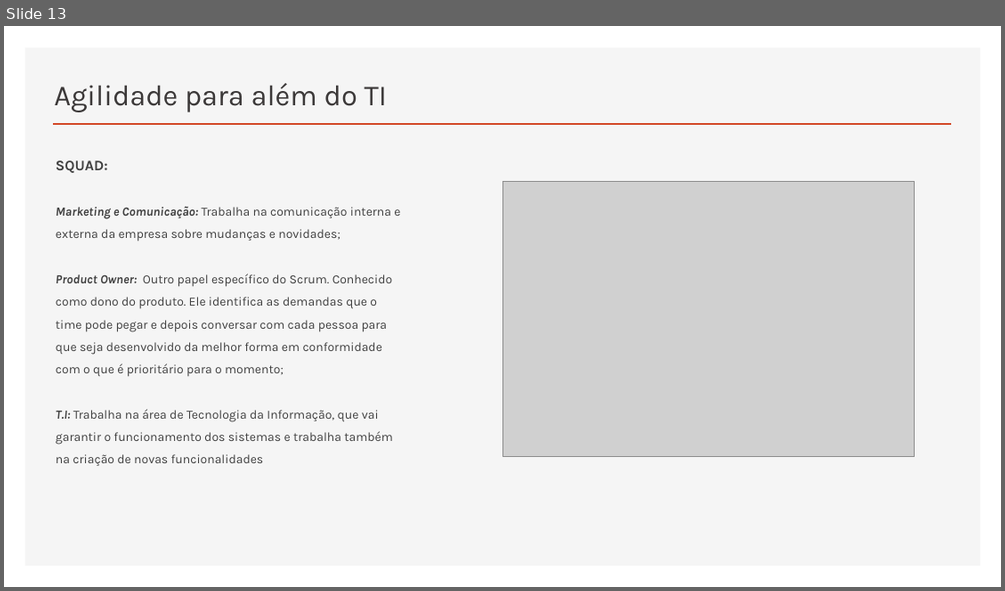
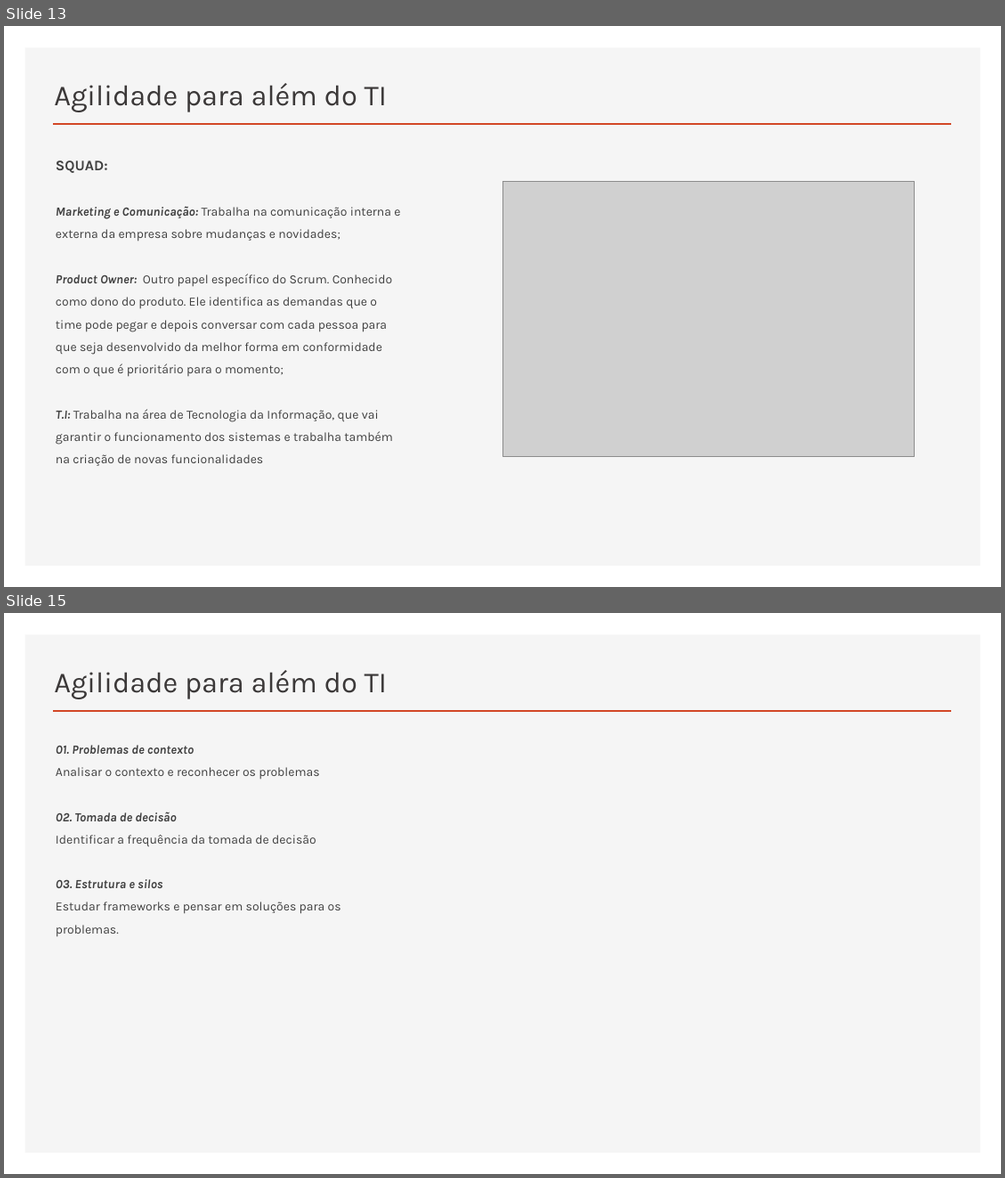
Before and after one commit to RaizaCirne/app-flex, a slide deck: Trilhas/[Business Agility T5 - ONE]/01..Agilidade-promovendo_a_transformacao_agil.pptx. Shown one above the other, each under a label of ours: slide 13 before the commit, slides 13 and 15 after it; the slides between them are not shown. The pictures are 1005x591 and 1005x1178 pixels, drawn with LibreOffice and Linux fonts; fonts in the diff are those of the drawing; grey boxes stand for pictures. Boxes give left, top, right and bottom in pixels: in the first picture for what was removed or moved away, otherwise in the second. Text is boxed around its words. In the diff, an @@ line names an element or a change of style, - is before the commit and + after.

```diff
--- a/Trilhas/[Business Agility T5 - ONE]/01..Agilidade-promovendo_a_transformacao_agil.pptx
+++ b/Trilhas/[Business Agility T5 - ONE]/01..Agilidade-promovendo_a_transformacao_agil.pptx
@@ slide 15 added at (x1=4, y1=613, x2=1001, y2=1174), background #FFFFFF; not listed: 2 template elements that a slide beside it also shows @@
@@ title added at (x1=54, y1=670, x2=387, y2=699), 28 pt, text #3B3838 @@
+Agilidade para além do TI
@@ text added at (x1=56, y1=745, x2=341, y2=937), 12 pt, text #404040 @@
+01. Problemas de contexto
+Analisar o contexto e reconhecer os problemas
+02. Tomada de decisão
+Identificar a frequência da tomada de decisão
+03. Estrutura e silos
+Estudar frameworks e pensar em soluções para os problemas.
```
Also in this commit, not shown: 5 other slides added, 1 slide removed.
